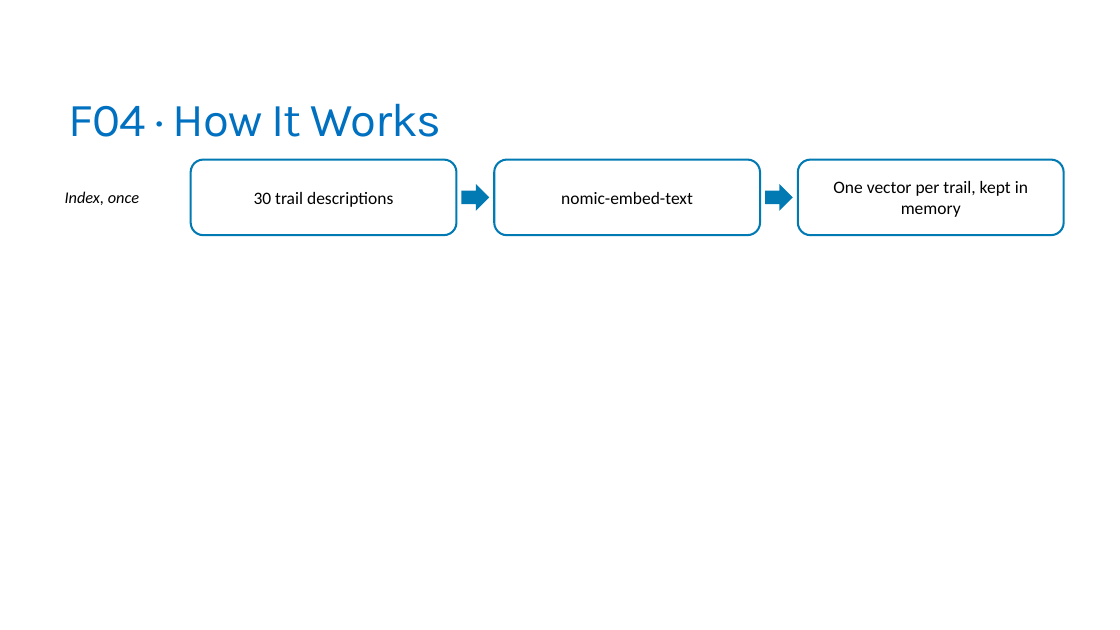
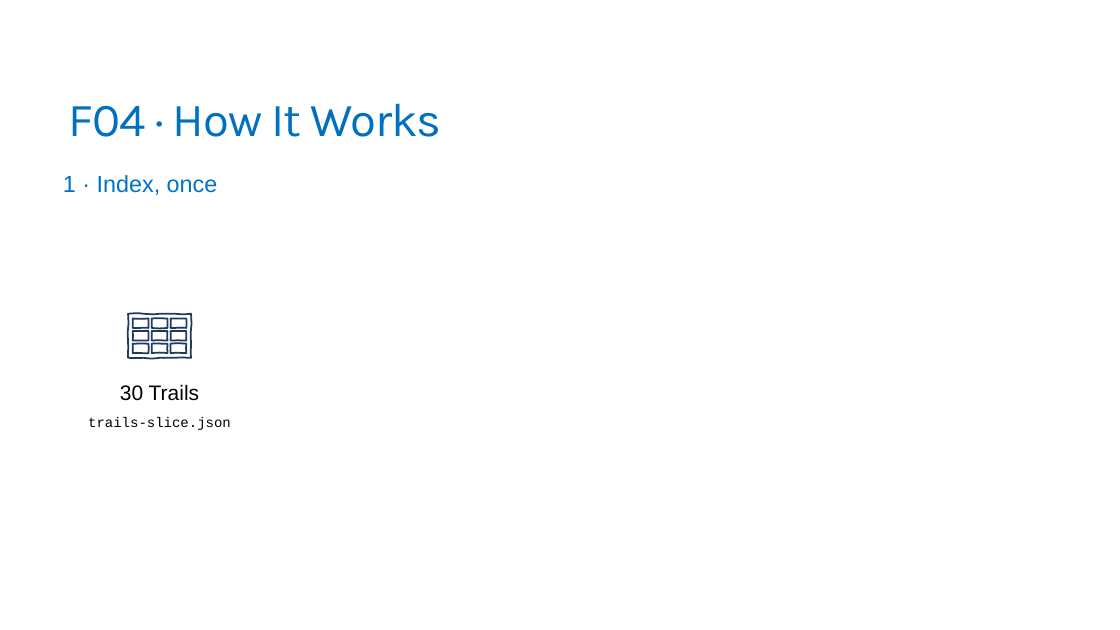
Before and after one commit to trailheadtechnology/10-ai-features-workshop, a slide deck: slide 7 of modules/M2-finding/M2-finding.pptx. Drawn at 1120x630 pixels with LibreOffice and Linux fonts; fonts in the diff are those of the drawing. Boxes give left, top, right and bottom in pixels: in the first picture for what was removed or moved away, otherwise in the second. Text is boxed around its words. In the diff, an @@ line names an element or a change of style, - is before the commit and + after.

```diff
--- a/modules/M2-finding/M2-finding.pptx
+++ b/modules/M2-finding/M2-finding.pptx
@@ text at <box>63,175,218,195</box>: text changed; size 14 to 20 pt; font Calibri to Arial; text colour #000000 to #0072C6; italic off @@
-Index, once
+1 · Index, once
@@ text "1 · Index, once" at <box>63,175,218,195</box>: vertical alignment middle to top @@
@@ rounded rectangle removed at <box>191,160,456,235</box> @@
-30 trail descriptions
@@ rounded rectangle removed at <box>494,160,760,235</box> @@
-nomic-embed-text
@@ rounded rectangle removed at <box>798,160,1064,235</box> @@
-One vector per trail, kept in memory
@@ right arrow removed at <box>461,184,489,211</box> @@
@@ right arrow removed at <box>765,184,793,211</box> @@
@@ freeform shape added at <box>122,298,197,374</box>, outline #1F3A5F 1.5 pt @@
@@ text added at <box>120,384,200,401</box>, 18 pt, text #000000 @@
+30 Trails
@@ text added at <box>88,417,231,430</box>, 12 pt, text #000000 @@
+trails-slice.json
```
Also in this commit, not shown: 2 other slides changed, 18 slides added, 7 slides removed, 3 other files.
